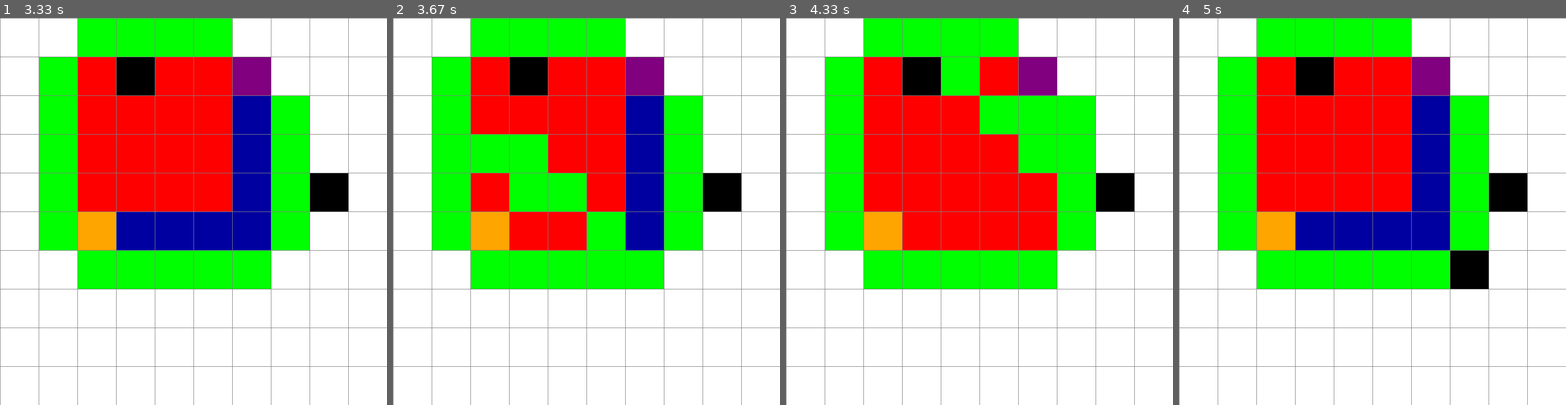
Above: before the commit, frames 1-4 (left to right).
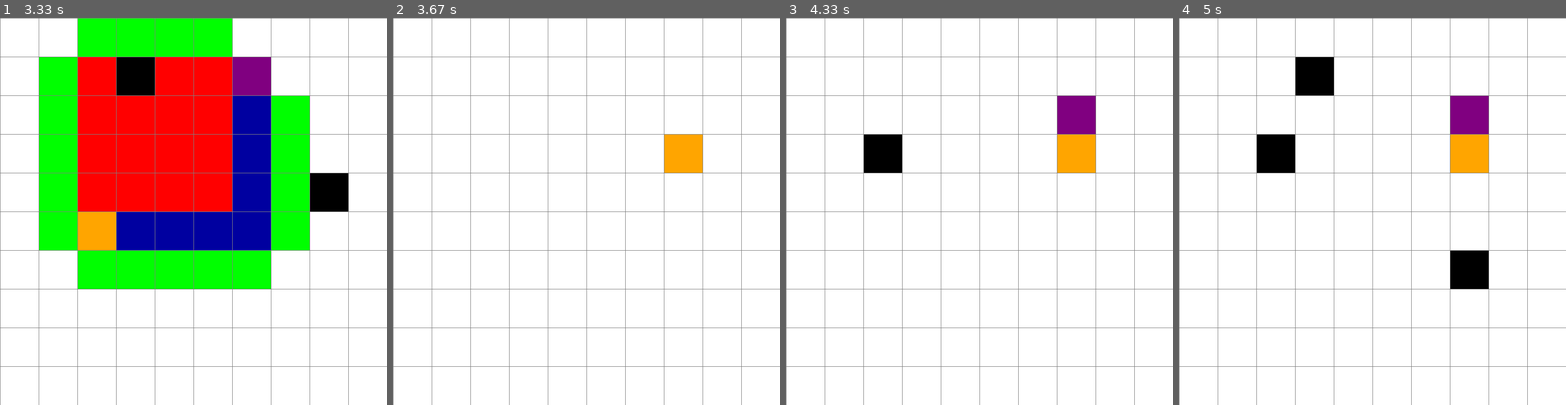
Above: after the commit, the same moments.

Repository: DavidG2115/Inteligencia-Artificial-
Game: pygame game, started from Proyecto1/algoritmoA.py
Two runs of this game, one before a commit and one after it. Both use one fixed random seed, a clock stepped at 60 frames per second and the inputs below.
Inputs (mouse positions are in pixels of both pictures, inside the frame that each line leads up to):
- Up to frame 1 (3.33 s): hold R 0.33-0.8 s; click (100, 215) at 0.88 s; click (251, 76) at 1.22 s; tap Space at 1.5 s; click (131, 83) at 2.73 s; click (313, 203) at 3.05 s
- Up to frame 2 (3.67 s): hold R from 3.33 s (still down); tap Space at 3.4 s; click (667, 141) at 3.42 s
- Up to frame 3 (4.33 s): tap Space at 3.7 s; release R at 3.8 s; click (1064, 118) at 3.88 s; click (894, 141) at 4.22 s
- Up to frame 4 (5 s): click (1476, 254) at 4.55 s; click (1310, 87) at 4.88 s

Frame 1 is identical in both runs. In frame 2, 43% of the frame differs, in the area x 10-90%, y 0-70%; in frame 3, 43%; in frame 4, 42%.

Commit message:
mejoras a los movimientos y peso editable

Diff:
--- a/Proyecto1/algoritmoA.py
+++ b/Proyecto1/algoritmoA.py
@@ -5,6 +5,10 @@
 ANCHO_VENTANA = 800
 VENTANA = pygame.display.set_mode((ANCHO_VENTANA, ANCHO_VENTANA))
 pygame.display.set_caption("Visualización de Nodos")
+
+# Pesos
+PESO = 1
+PESO_DIAGONAL = 2
 
 # Colores (RGB)
 BLANCO = (255, 255, 255)
@@ -64,18 +68,24 @@
 
     def actualizar_vecinos(self, grid):
         self.vecinos = []
-        # abajo
-        if self.fila < self.total_filas - 1 and not grid[self.fila + 1][self.col].es_pared():
-            self.vecinos.append(grid[self.fila + 1][self.col])
-        # arriba
-        if self.fila > 0 and not grid[self.fila - 1][self.col].es_pared():
-            self.vecinos.append(grid[self.fila - 1][self.col])
-        # derecha
-        if self.col < self.total_filas - 1 and not grid[self.fila][self.col + 1].es_pared():
-            self.vecinos.append(grid[self.fila][self.col + 1])
-        # izquierda
-        if self.col > 0 and not grid[self.fila][self.col - 1].es_pared():
-            self.vecinos.append(grid[self.fila][self.col - 1])
+        filas = self.total_filas
+
+        direcciones = [
+            (-1,  0, PESO),  # arriba
+            ( 1,  0, PESO),  # abajo
+            ( 0, -1, PESO),  # izquierda
+            ( 0,  1, PESO),  # derecha
+        ]
+
+        for dx, dy, peso in direcciones:
+            nueva_fila = self.fila + dx
+            nueva_col = self.col + dy
+
+            if 0 <= nueva_fila < filas and 0 <= nueva_col < filas:
+                vecino = grid[nueva_fila][nueva_col]
+                if not vecino.es_pared():
+                    self.vecinos.append((vecino, peso))  # Guardamos nodo y peso
+
 
     def dibujar(self, ventana):
         pygame.draw.rect(ventana, self.color, (self.x, self.y, self.ancho, self.ancho))
@@ -154,8 +164,8 @@
             inicio.hacer_inicio()
             return True
 
-        for vecino in actual.vecinos:
-            temp_g = g_score[actual] + 1
+        for vecino, peso in actual.vecinos:
+            temp_g = g_score[actual] + peso
 
             if temp_g < g_score[vecino]:
                 came_from[vecino] = actual
@@ -224,7 +234,7 @@
 
                     a_estrella(lambda: dibujar(ventana, grid, FILAS, ancho), grid, inicio, fin)
 
-                if event.key == pygame.K_c:
+                if event.key == pygame.K_r and inicio and fin:
                     inicio = None
                     fin = None
                     grid = crear_grid(FILAS, ancho)
